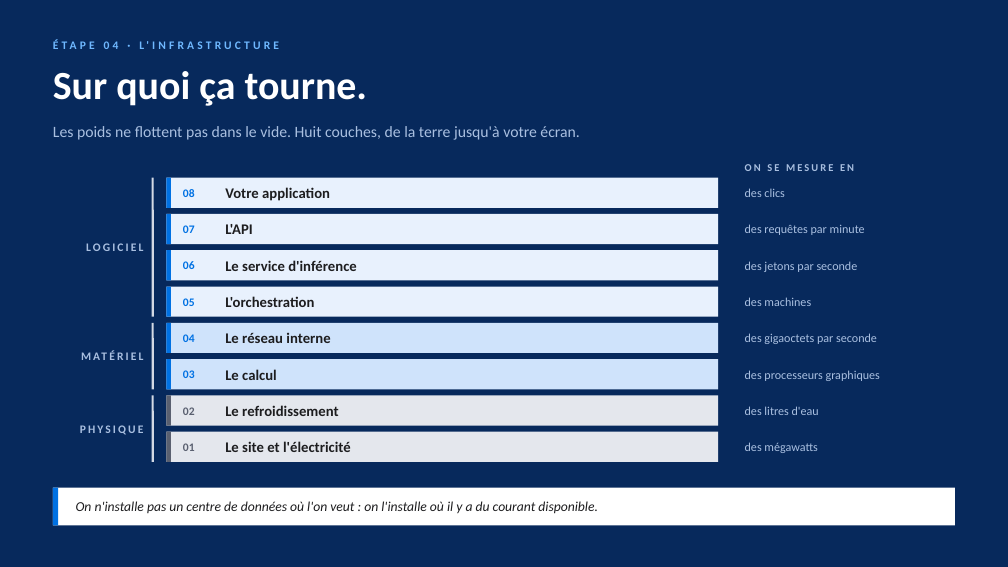
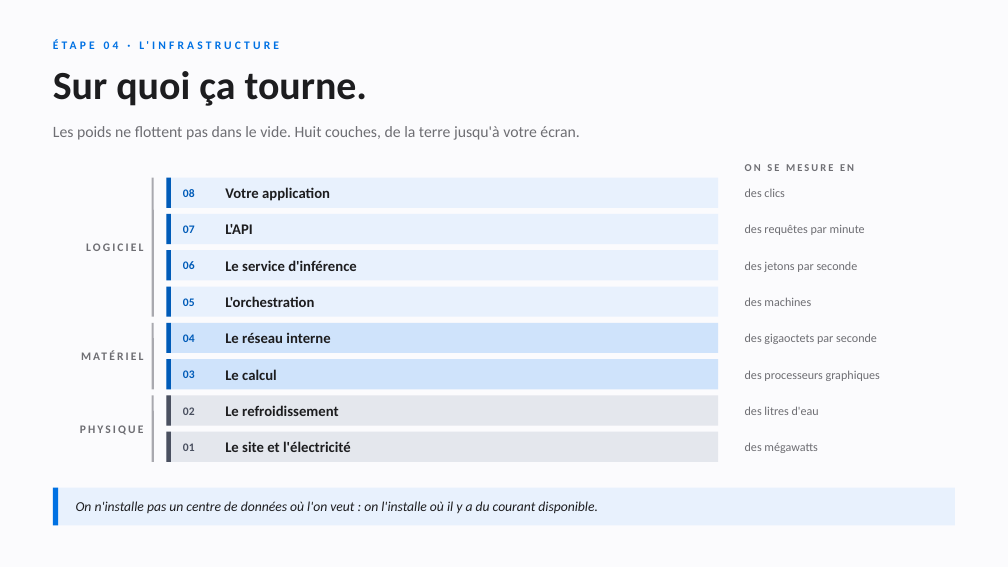
Before and after one commit to benoit-sigwald/training, a slide deck: slide 4 of slides/Genese-de-l-IA.pptx. Drawn at 1008x567 pixels with LibreOffice and Linux fonts; fonts in the diff are those of the drawing. Boxes give left, top, right and bottom in pixels: in the first picture for what was removed or moved away, otherwise in the second. Text is boxed around its words. In the diff, an @@ line names an element or a change of style, - is before the commit and + after.

Commit message:
site: schema des 8 couches elargi a 860, libelles d'unites entierement a gauche de la fleche; slides: fond blanc aligne sur le site, filets et puces assombris pour rester lisibles

```diff
--- a/slides/Genese-de-l-IA.pptx
+++ b/slides/Genese-de-l-IA.pptx
@@ background #07295C to #FBFBFD @@
@@ text "ÉTAPE 04 · L'INFRASTRUCTURE" at box(139, 41, 148, 49): text colour #6FB8FF to #0071E3 @@
@@ text "Sur quoi ça tourne." at box(53, 71, 368, 106): text colour #FFFFFF to #1D1D1F @@
@@ line (153, 178) - (153, 317): stroke #D3D9E4 2 pt to #A9A9AF 2 pt @@
@@ line (153, 323) - (153, 389): stroke #D3D9E4 2 pt to #A9A9AF 2 pt @@
@@ fill #0071E3 to #005BB8 in 6 elements at box(166, 178, 171, 208), box(166, 214, 171, 244), box(166, 250, 171, 281), box(166, 287, 171, 317), box(166, 323, 171, 353), box(166, 359, 171, 389) @@
@@ text colour #0071E3 to #005BB8 in 6 elements at box(183, 189, 195, 197), box(183, 225, 195, 233), box(183, 261, 195, 269), box(183, 298, 195, 306), box(183, 334, 195, 342), box(183, 370, 195, 378) @@
@@ text colour #A9BFE0 to #6E6E73 in 13 elements at box(53, 126, 579, 140), box(745, 164, 854, 171), box(745, 188, 784, 197), box(745, 224, 865, 235), box(745, 261, 858, 272), box(745, 297, 811, 306), box(745, 333, 877, 344), box(745, 370, 880, 381), box(745, 406, 819, 415), box(745, 442, 817, 453), box(86, 243, 143, 251), box(26, 345, 144, 368), box(80, 425, 144, 435) @@
@@ line (153, 395) - (153, 462): stroke #D3D9E4 2 pt to #A9A9AF 2 pt @@
@@ rectangle at box(166, 395, 171, 426): fill #5A6070 to #4A5060 @@
@@ text "02" at box(183, 407, 195, 415): text colour #5A6070 to #4A5060 @@
@@ rectangle at box(166, 432, 171, 462): fill #5A6070 to #4A5060 @@
@@ text "01" at box(183, 443, 195, 451): text colour #5A6070 to #4A5060 @@
@@ rectangle at box(53, 488, 955, 526): fill #FFFFFF to #E8F1FD @@
```
Also in this commit, not shown: 5 other slides changed, 3 other files.
